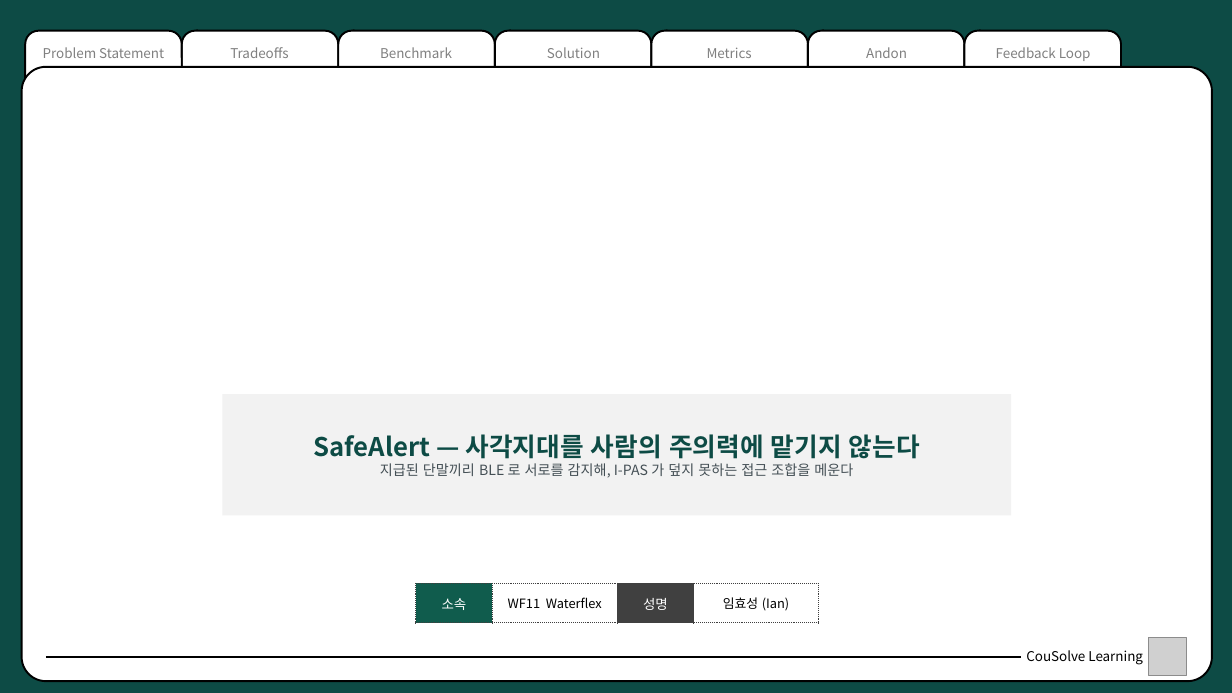
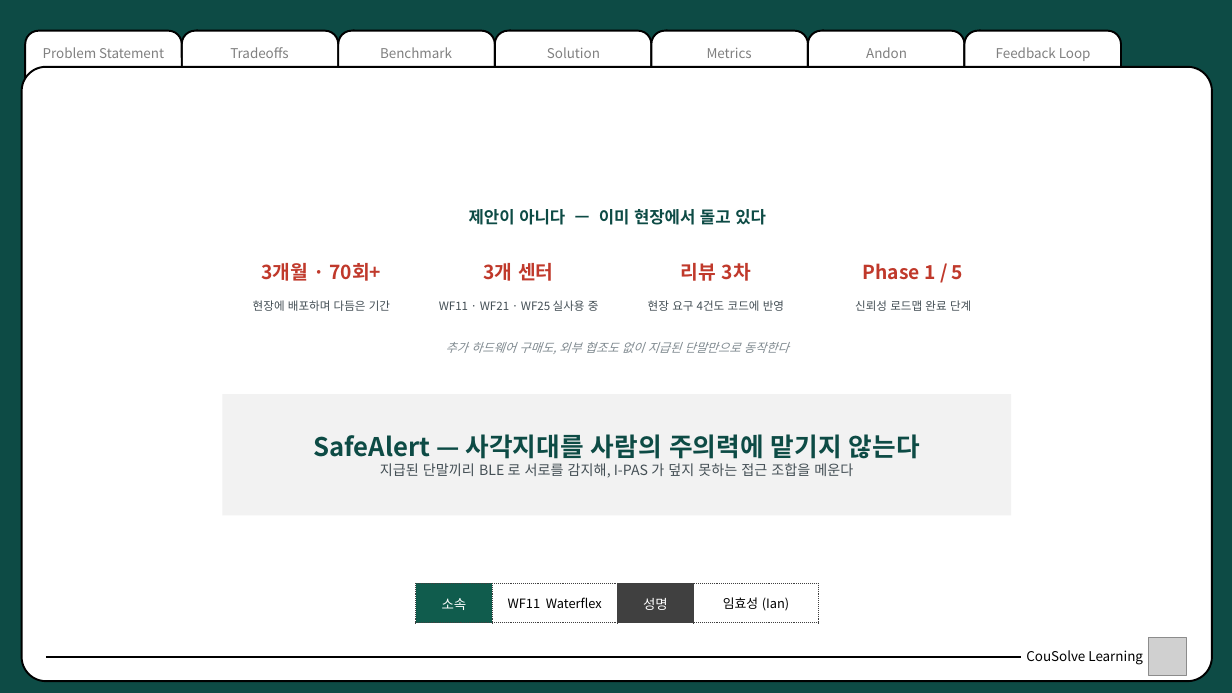
Before and after one commit to pslymzero-cyber/SafeAlert, a slide deck: slide 1 of docs/presentation/cousolve/SafeAlert_CouSolve_2026.08.pptx. Drawn at 1232x693 pixels with LibreOffice and Linux fonts; fonts in the diff are those of the drawing; grey boxes stand for pictures. Boxes give left, top, right and bottom in pixels: in the first picture for what was removed or moved away, otherwise in the second. Text is boxed around its words. In the diff, an @@ line names an element or a change of style, - is before the commit and + after.

```diff
--- a/docs/presentation/cousolve/SafeAlert_CouSolve_2026.08.pptx
+++ b/docs/presentation/cousolve/SafeAlert_CouSolve_2026.08.pptx
@@ text added at [469,209,766,225], 13 pt, text #0D4B45, bold @@
+제안이 아니다 — 이미 현장에서 돌고 있다
@@ text added at [261,263,381,281], 15 pt, text #C0392B, bold @@
+3개월 · 70회+
@@ text added at [484,263,553,281], 15 pt, text #C0392B, bold @@
+3개 센터
@@ text added at [681,263,751,281], 15 pt, text #C0392B, bold @@
+리뷰 3차
@@ text added at [863,263,963,280], 15 pt, text #C0392B, bold @@
+Phase 1 / 5
@@ text added at [253,300,390,311], 9 pt, text #444F55 @@
+현장에 배포하며 다듬은 기간
@@ text added at [439,300,599,311], 9 pt, text #444F55 @@
+WF11 · WF21 · WF25 실사용 중
@@ text added at [648,300,784,311], 9 pt, text #444F55 @@
+현장 요구 4건도 코드에 반영
@@ text added at [855,300,971,311], 9 pt, text #444F55 @@
+신뢰성 로드맵 완료 단계
@@ text added at [446,342,789,354], 9.5 pt, text #808A90, italic @@
+추가 하드웨어 구매도, 외부 협조도 없이 지급된 단말만으로 동작한다
```
Also in this commit, not shown: 1 other slide changed, 2 other files.
